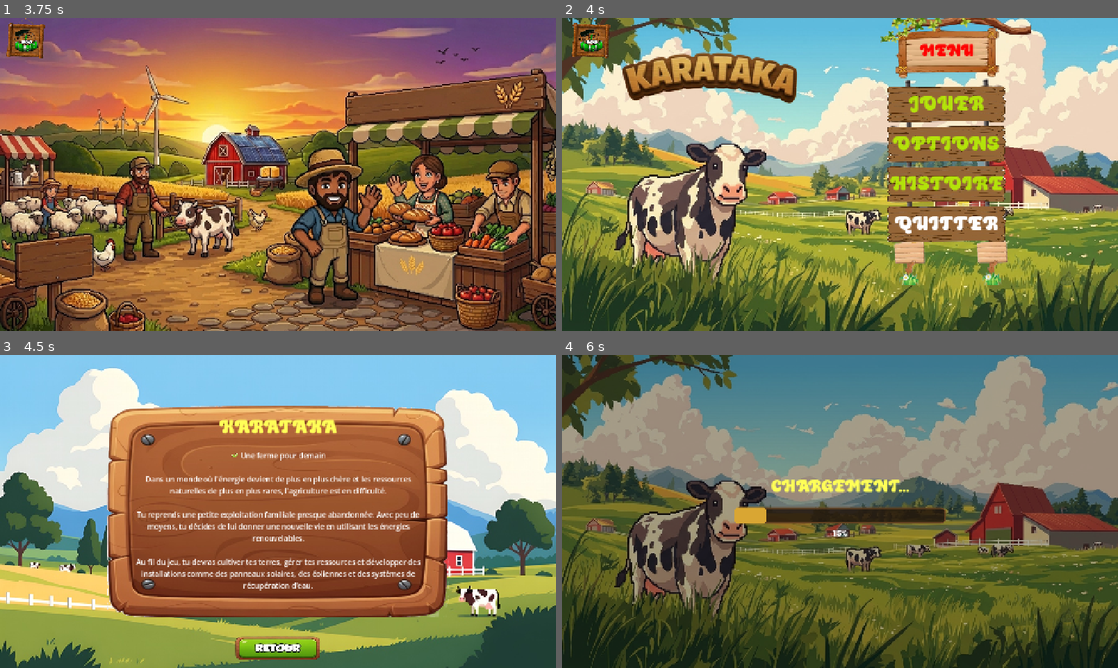
Above: before the commit, frames 1-4 (two rows, left to right).
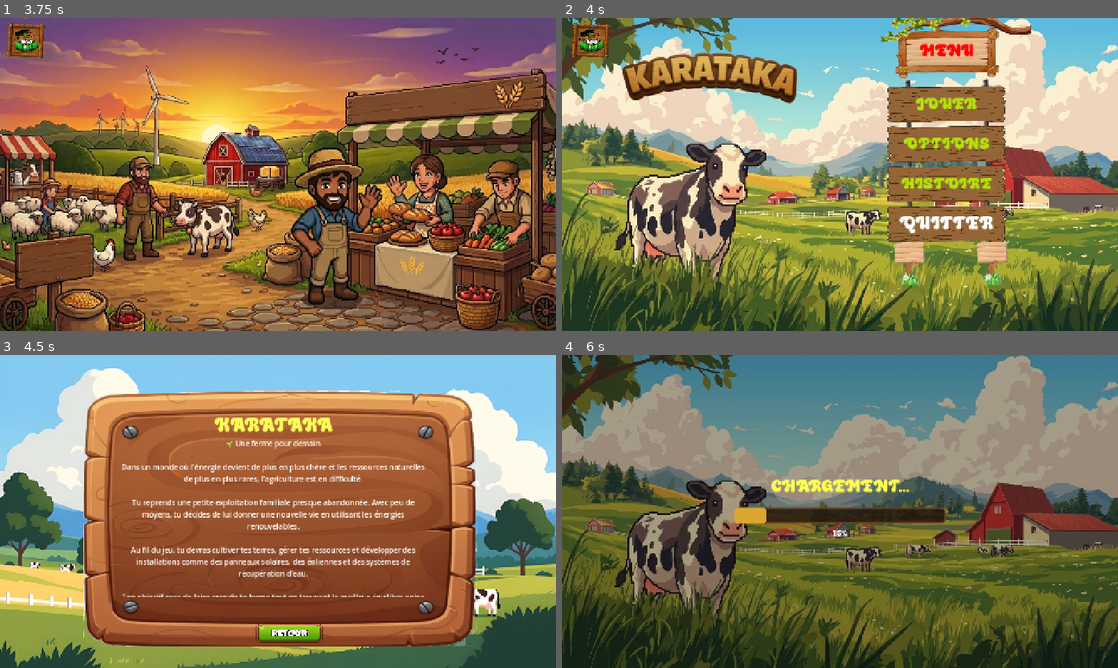
Above: after the commit, the same moments.

Repository: mosa-150505/karataka
Game: Godot game, scene res://scenes/ui/scenes/intro.tscn
Same seed, same stepped clock (60 frames per second), same inputs: the game is played once before the commit and once after it.
Inputs (mouse positions are in pixels of both pictures, inside the frame that each line leads up to; where the layout moved, square brackets give the same spot in the first picture):
- Up to frame 1 (3.75 s): move the mouse to (400, 158) at 0.52 s; hold Right (ui_right) 0.53-1.28 s; click (400, 158) at 0.67 s; move the mouse to (166, 190) at 1.27 s; hold Down (ui_down) 1.28-2.03 s; tap Enter at 2 s; move the mouse to (333, 105) at 2.02 s; hold Right (ui_right) 2.03-2.78 s; move the mouse to (250, 237) at 2.77 s; hold Up (ui_up) 2.78-3.53 s; click (250, 237) at 2.92 s; tap Space at 3.5 s; move the mouse to (444, 221) at 3.52 s; hold Left (ui_left) from 3.53 s (still down)
- Up to frame 2 (4 s): keep holding Left (ui_left)
- Up to frame 3 (4.5 s): release Left (ui_left) at 4.25 s; click "HISTOIRE" at 4.25 s
- Up to frame 4 (6 s): click (851, 633) [840, 649] at 5 s; click "JOUER" at 5.75 s

Frame 1 is identical in both runs. In frame 2, 2.0% of the frame differs, in the area x 59-80%, y 24-70%; in frame 3, 33%, in the area x 15-86%, y 11-98%; in frame 4, nothing differs.

Commit message:
ui language correction

Diff:
--- a/scenes/ui/scenes/histoire.tscn
+++ b/scenes/ui/scenes/histoire.tscn
@@ -1,13 +1,13 @@
-[gd_scene format=3]
+[gd_scene format=3 uid="uid://bxkk563uljvbn"]
 
-[ext_resource type="Texture2D" path="res://assets/ui/assets/options_panel/option_bg.jpg" id="1_bg"]
-[ext_resource type="Texture2D" path="res://assets/ui/assets/options_panel/main_panel.png" id="2_panel"]
-[ext_resource type="FontFile" path="res://assets/ui/assets/font/Milky Bun.ttf" id="3_font"]
-[ext_resource type="Texture2D" path="res://assets/ui/assets/options_panel/retour_btn-removebg-preview.png" id="4_return_normal"]
-[ext_resource type="Texture2D" path="res://assets/ui/assets/options_panel/clic_return.png" id="5_return_pressed"]
-[ext_resource type="Script" path="res://scripts/ui/scripts/return.gd" id="6_return_script"]
-[ext_resource type="Script" path="res://scripts/ui/scripts/translatable.gd" id="7_tr"]
-[ext_resource type="Script" path="res://scripts/ui/scripts/hide_scrollbar.gd" id="8_hide_scroll"]
+[ext_resource type="Texture2D" uid="uid://d1pt8otlbsb2u" path="res://assets/ui/assets/options_panel/option_bg.jpg" id="1_bg"]
+[ext_resource type="Texture2D" uid="uid://ki5myh8n57et" path="res://assets/ui/assets/options_panel/main_panel.png" id="2_panel"]
+[ext_resource type="FontFile" uid="uid://bw4jh5uos8cnt" path="res://assets/ui/assets/font/Milky Bun.ttf" id="3_font"]
+[ext_resource type="Texture2D" uid="uid://cg63a8mexc3jl" path="res://assets/ui/assets/options_panel/retour_btn-removebg-preview.png" id="4_return_normal"]
+[ext_resource type="Texture2D" uid="uid://dejxw5wmhv4cn" path="res://assets/ui/assets/options_panel/clic_return.png" id="5_return_pressed"]
+[ext_resource type="Script" uid="uid://c3xpuwet00cjj" path="res://scripts/ui/scripts/return.gd" id="6_return_script"]
+[ext_resource type="Script" uid="uid://cqi87lco2g40g" path="res://scripts/ui/scripts/translatable.gd" id="7_tr"]
+[ext_resource type="Script" uid="uid://31do1xjnhik4" path="res://scripts/ui/scripts/hide_scrollbar.gd" id="8_hide_scroll"]
 
 [sub_resource type="StyleBoxTexture" id="StyleBoxTexture_return_normal"]
 texture = ExtResource("4_return_normal")
@@ -22,7 +22,7 @@
 expand_margin_right = 5.0
 expand_margin_bottom = 5.0
 
-[node name="histoire" type="Control"]
+[node name="histoire" type="Control" unique_id=1790991038]
 layout_mode = 3
 anchors_preset = 15
 anchor_right = 1.0
@@ -30,7 +30,7 @@
 grow_horizontal = 2
 grow_vertical = 2
 
-[node name="background" type="TextureRect" parent="."]
+[node name="background" type="TextureRect" parent="." unique_id=1797731503]
 layout_mode = 1
 anchors_preset = 15
 anchor_right = 1.0
@@ -41,47 +41,47 @@
 expand_mode = 1
 stretch_mode = 6
 
-[node name="main_panel" type="TextureRect" parent="."]
+[node name="main_panel" type="TextureRect" parent="." unique_id=403435836]
 layout_mode = 1
 anchors_preset = 8
 anchor_left = 0.5
 anchor_top = 0.5
 anchor_right = 0.5
 anchor_bottom = 0.5
-offset_left = -420.0
-offset_top = -260.0
-offset_right = 420.0
-offset_bottom = 260.0
+offset_left = -477.5
+offset_top = -296.0
+offset_right = 489.5
+offset_bottom = 332.0
 grow_horizontal = 2
 grow_vertical = 2
 texture = ExtResource("2_panel")
 
-[node name="title" type="Label" parent="main_panel"]
+[node name="title" type="Label" parent="main_panel" unique_id=1535386898]
 layout_mode = 0
-offset_left = 30.0
-offset_top = 24.0
-offset_right = 810.0
-offset_bottom = 90.0
+offset_left = 77.0
+offset_top = 55.0
+offset_right = 857.0
+offset_bottom = 121.0
 theme_override_colors/font_color = Color(1, 1, 0.34117648, 1)
 theme_override_fonts/font = ExtResource("3_font")
 theme_override_font_sizes/font_size = 48
 text = "UI_STORY_TITLE"
 horizontal_alignment = 1
 
-[node name="Translator" type="Node" parent="main_panel/title"]
+[node name="Translator" type="Node" parent="main_panel/title" unique_id=636813713]
 script = ExtResource("7_tr")
 text_key = "UI_STORY_TITLE"
 
-[node name="body_scroll" type="ScrollContainer" parent="main_panel"]
+[node name="body_scroll" type="ScrollContainer" parent="main_panel" unique_id=1346051315]
 layout_mode = 0
-offset_left = 50.0
-offset_top = 110.0
-offset_right = 790.0
-offset_bottom = 480.0
+offset_left = 89.0
+offset_top = 116.0
+offset_right = 850.0
+offset_bottom = 507.0
 horizontal_scroll_mode = 0
 script = ExtResource("8_hide_scroll")
 
-[node name="body" type="Label" parent="main_panel/body_scroll"]
+[node name="body" type="Label" parent="main_panel/body_scroll" unique_id=713906319]
 custom_minimum_size = Vector2(740, 0)
 layout_mode = 2
 size_flags_horizontal = 3
@@ -90,18 +90,17 @@
 text = "UI_STORY_BODY"
 horizontal_alignment = 1
 autowrap_mode = 3
-vertical_alignment = 0
 
-[node name="Translator" type="Node" parent="main_panel/body_scroll/body"]
+[node name="Translator" type="Node" parent="main_panel/body_scroll/body" unique_id=941390055]
 script = ExtResource("7_tr")
 text_key = "UI_STORY_BODY"
 
-[node name="return" type="Button" parent="."]
+[node name="return" type="Button" parent="." unique_id=463211529]
 layout_mode = 0
-offset_left = 578.0
-offset_top = 690.0
-offset_right = 787.0
-offset_bottom = 750.0
+offset_left = 627.0
+offset_top = 659.0
+offset_right = 794.0
+offset_bottom = 707.0
 theme_override_styles/normal = SubResource("StyleBoxTexture_return_normal")
 theme_override_styles/pressed = SubResource("StyleBoxTexture_return_pressed")
 theme_override_styles/hover = SubResource("StyleBoxTexture_return_hover")
--- a/scenes/ui/scenes/menu.tscn
+++ b/scenes/ui/scenes/menu.tscn
@@ -73,11 +73,11 @@
 horizontal_alignment = 1
 vertical_alignment = 1
 
-[node name="Translator" type="Node" parent="MenuPanel/Label"]
+[node name="Translator" type="Node" parent="MenuPanel/Label" unique_id=532988673]
 script = ExtResource("7_tr")
 text_key = "UI_MENU_TITLE"
 
-[node name="ButtonsContainer" type="VBoxContainer" parent="MenuPanel"]
+[node name="ButtonsContainer" type="VBoxContainer" parent="MenuPanel" unique_id=1986011395]
 layout_mode = 0
 offset_left = 18.0
 offset_top = 177.0
@@ -93,14 +93,14 @@
 theme_override_colors/font_hover_color = Color(1, 0.9411765, 0.12156863, 1)
 theme_override_colors/font_outline_color = Color(0.6173882, 6.016344e-07, 0.3231609, 1)
 theme_override_fonts/font = ExtResource("3_13sgg")
-theme_override_font_sizes/font_size = 50
+theme_override_font_sizes/font_size = 40
 theme_override_styles/normal = SubResource("StyleBoxTexture_ouk20")
 theme_override_styles/pressed = SubResource("StyleBoxTexture_mae5d")
 theme_override_styles/hover = SubResource("StyleBoxTexture_ytr4m")
 text = "UI_PLAY"
 script = ExtResource("7_play")
 
-[node name="Translator" type="Node" parent="MenuPanel/ButtonsContainer/play"]
+[node name="Translator" type="Node" parent="MenuPanel/ButtonsContainer/play" unique_id=677270961]
 script = ExtResource("7_tr")
 text_key = "UI_PLAY"
 
@@ -112,14 +112,14 @@
 theme_override_colors/font_hover_color = Color(1, 0.9411765, 0.12156863, 1)
 theme_override_colors/font_outline_color = Color(0.6173882, 6.016344e-07, 0.3231609, 1)
 theme_override_fonts/font = ExtResource("3_13sgg")
-theme_override_font_sizes/font_size = 50
+theme_override_font_sizes/font_size = 40
 theme_override_styles/normal = SubResource("StyleBoxTexture_ouk20")
 theme_override_styles/pressed = SubResource("StyleBoxTexture_mae5d")
 theme_override_styles/hover = SubResource("StyleBoxTexture_ytr4m")
 text = "UI_SETTINGS"
 script = ExtResource("7_70i5f")
 
-[node name="Translator" type="Node" parent="MenuPanel/ButtonsContainer/Option"]
+[node name="Translator" type="Node" parent="MenuPanel/ButtonsContainer/Option" unique_id=606779937]
 script = ExtResource("7_tr")
 text_key = "UI_SETTINGS"
 
@@ -131,14 +131,14 @@
 theme_override_colors/font_hover_color = Color(1, 0.9411765, 0.12156863, 1)
 theme_override_colors/font_outline_color = Color(0.6173882, 6.016344e-07, 0.3231609, 1)
 theme_override_fonts/font = ExtResource("3_13sgg")
-theme_override_font_sizes/font_size = 50
+theme_override_font_sizes/font_size = 40
 theme_override_styles/normal = SubResource("StyleBoxTexture_ouk20")
 theme_override_styles/pressed = SubResource("StyleBoxTexture_mae5d")
 theme_override_styles/hover = SubResource("StyleBoxTexture_ytr4m")
 text = "UI_STORY"
 script = ExtResource("8_histoire")
 
-[node name="Translator" type="Node" parent="MenuPanel/ButtonsContainer/histoire"]
+[node name="Translator" type="Node" parent="MenuPanel/ButtonsContainer/histoire" unique_id=1495901810]
 script = ExtResource("7_tr")
 text_key = "UI_STORY"
 
@@ -150,14 +150,14 @@
 theme_override_colors/font_hover_color = Color(1, 0, 0.12156863, 1)
 theme_override_colors/font_outline_color = Color(0.6173882, 6.016344e-07, 0.3231609, 1)
 theme_override_fonts/font = ExtResource("3_13sgg")
-theme_override_font_sizes/font_size = 50
+theme_override_font_sizes/font_size = 45
 theme_override_styles/normal = SubResource("StyleBoxTexture_ouk20")
 theme_override_styles/pressed = SubResource("StyleBoxTexture_mae5d")
 theme_override_styles/hover = SubResource("StyleBoxTexture_ytr4m")
 text = "UI_QUIT"
 script = ExtResource("9_70i5f")
 
-[node name="Translator" type="Node" parent="MenuPanel/ButtonsContainer/Quit"]
+[node name="Translator" type="Node" parent="MenuPanel/ButtonsContainer/Quit" unique_id=428862779]
 script = ExtResource("7_tr")
 text_key = "UI_QUIT"
 
Not shown: 1 places in scenes/ui/scenes/menu.tscn that only renumber resources
